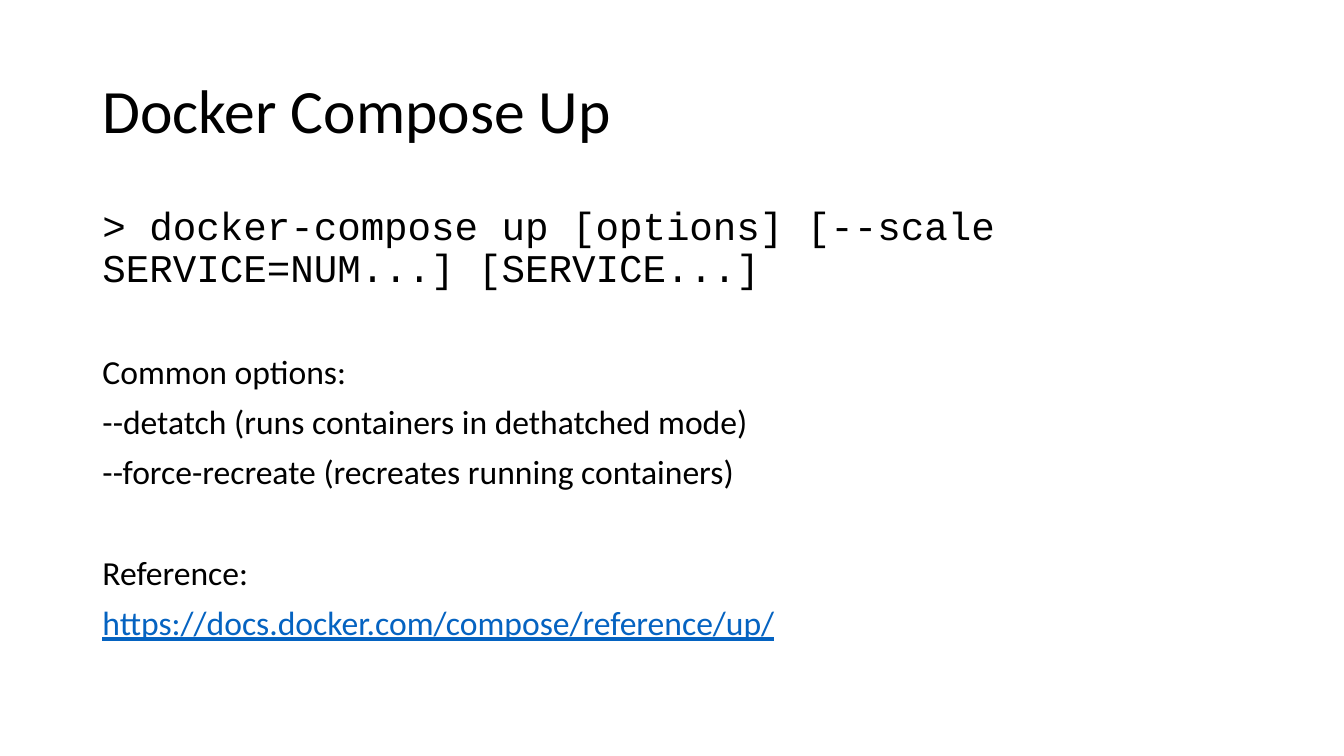
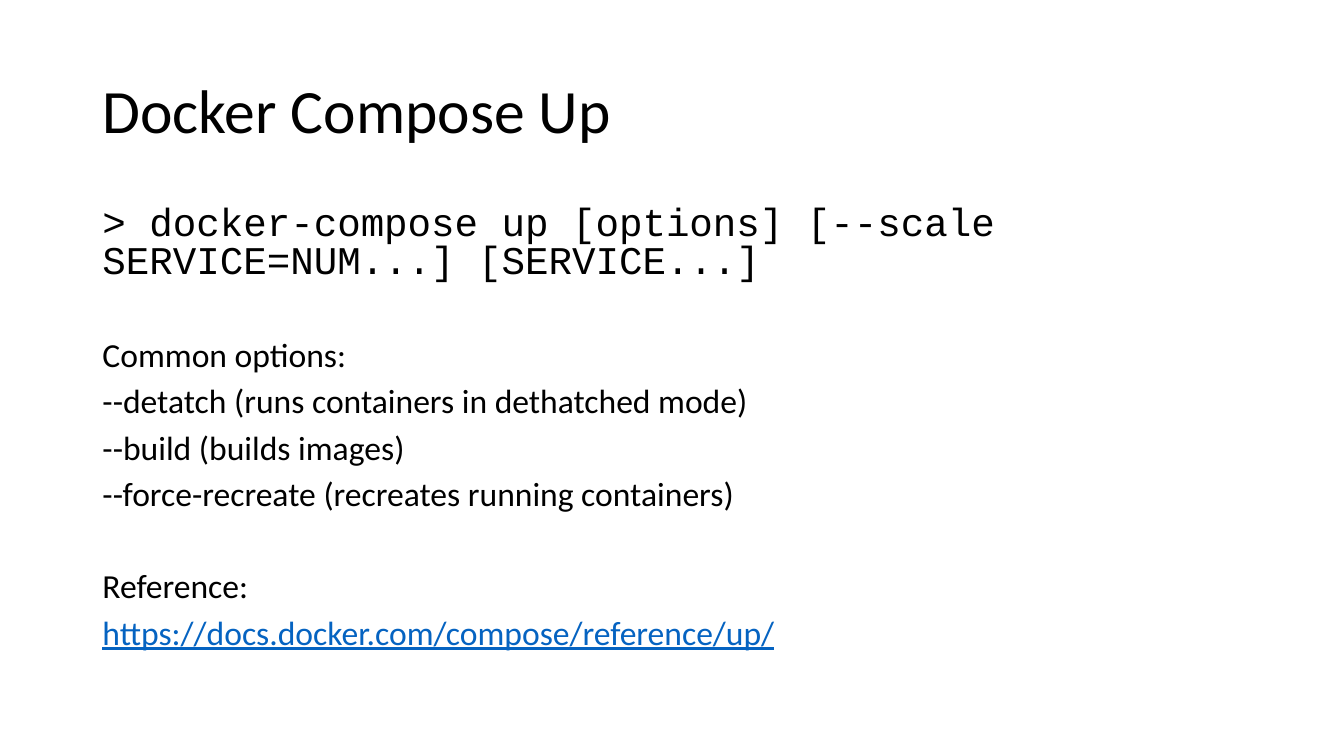
Before and after one commit to aljazsim/docker-masterclass-examples, a slide deck: slide 49 of Docker Masterclass.pptx. Drawn at 1344x756 pixels with LibreOffice and Linux fonts; fonts in the diff are those of the drawing. Boxes give left, top, right and bottom in pixels: in the first picture for what was removed or moved away, otherwise in the second. Text is boxed around its words. In the diff, an @@ line names an element or a change of style, - is before the commit and + after.

```diff
--- a/Docker Masterclass.pptx
+++ b/Docker Masterclass.pptx
@@ text at [102,208,995,651]: line spacing 0.9 to 0.8 @@
@@ text at [102,435,404,466]: paragraph added @@
+--build (builds images)
```
Also in this commit, not shown: 4 other slides changed, 1 slide added, 1 other file.
